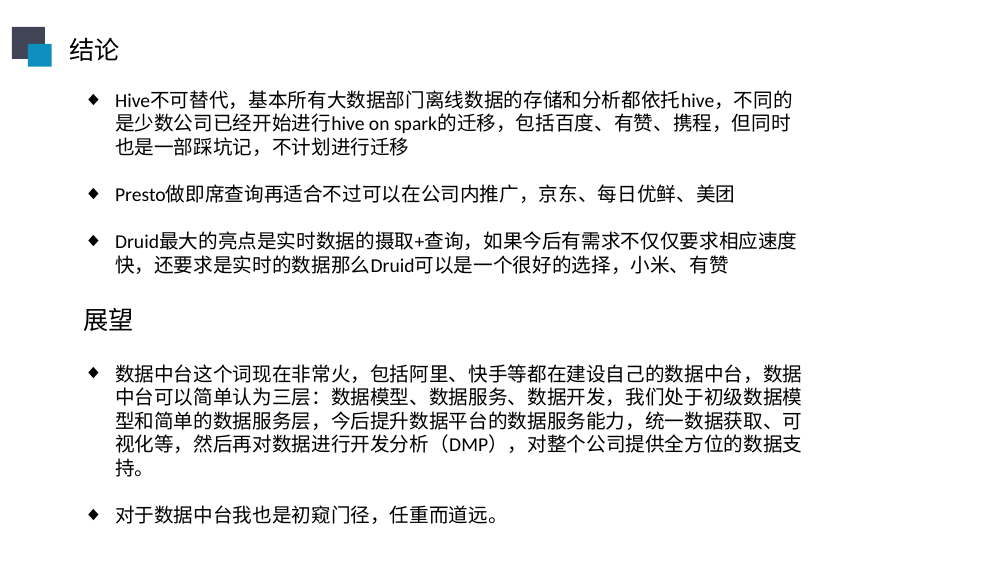
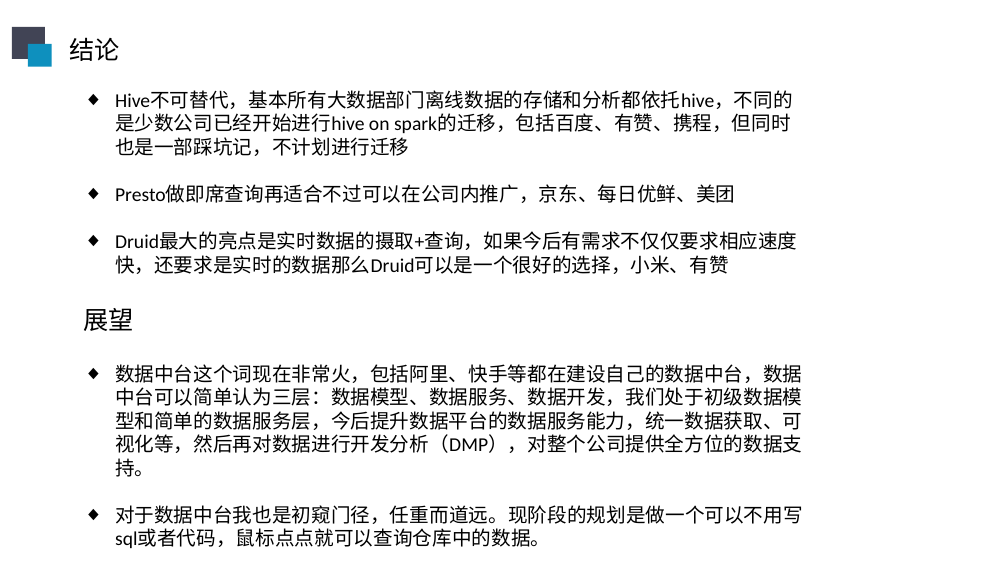
Before and after one commit to sunliangliang9201/interview_prepare, a slide deck: slide 13 of 在线阶段汇报20190606.pptx. Drawn at 1008x567 pixels with LibreOffice and Linux fonts; fonts in the diff are those of the drawing. Boxes give left, top, right and bottom in pixels: in the first picture for what was removed or moved away, otherwise in the second. Text is boxed around its words. In the diff, an @@ line names an element or a change of style, - is before the commit and + after.

```diff
--- a/在线阶段汇报20190606.pptx
+++ b/在线阶段汇报20190606.pptx
@@ text at box(115, 505, 803, 548): text changed @@
-◆ 对于数据中台我也是初窥门径，任重而道远。
+◆ 对于数据中台我也是初窥门径，任重而道远。现阶段的规划是做一个可以不用写sql或者代码，鼠标点点就可以查询仓库中的数据。
```
Also in this commit, not shown: 3 other slides changed.
